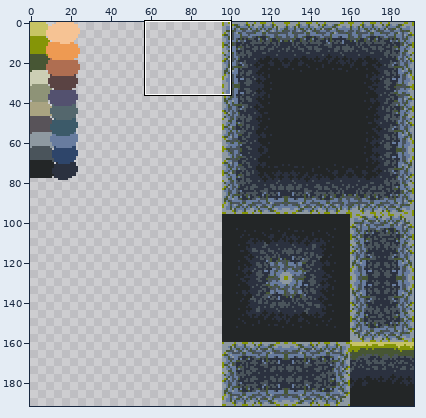
One commit to this sprite sheet: assets/textures/tile_01.png. Above, an overview of the earlier version with the close-up marked.
Close-up. Before the commit:
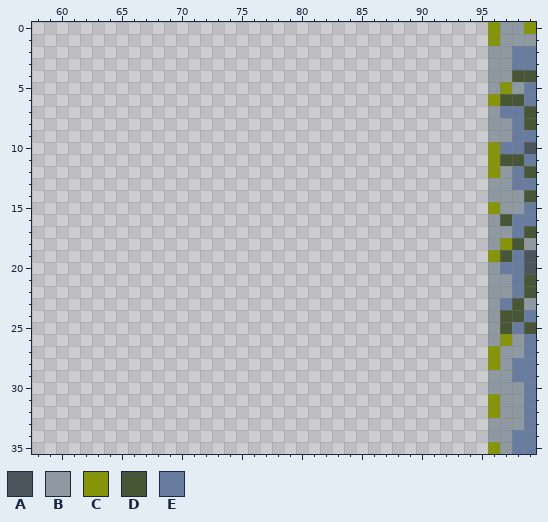
The file is 192x192 pixels. Shown: x 58..99, y 0..35.
Palette (. is transparent): A #4a545b  B #8e99a1  C #859507  D #475634  E #687c9f
Pixels before, first column x 96:
 0 CBBC
 1 CBBB
 2 BBEE
 3 BBEE
 4 BBDD
 5 BCBE
 6 CDDE
 7 BEED
 8 BBED
 9 BBEE
10 CEEA
11 CDDE
12 CBED
13 BBEE
14 BBBD
15 CBBE
16 BDEE
17 BBED
18 BCDB
19 CDEA
20 BEEA
21 BBED
22 BBED
23 BEDB
24 BDDE
25 BDED
26 BCBE
27 CBBE
28 CBEE
29 BBEE
30 BBBE
31 CBBE
32 CBBE
33 BBBE
34 BBEE
35 CBEE
After:
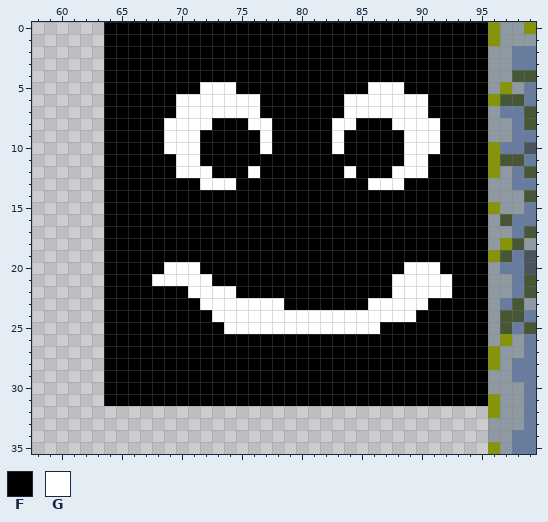
Colours new in this view: F #000000  G #ffffff
The commit says: bandaid solutions for textures... bruh
Edits made:
y 0..4: x 64..95 ................................ -> FFFFFFFFFFFFFFFFFFFFFFFFFFFFFFFF
y 5: x 64..95 ................................ -> FFFFFFFFGGGFFFFFFFFFFFGGGFFFFFFF
y 6..7: x 64..95 ................................ -> FFFFFFGGGGGGGFFFFFFFGGGGGGGFFFFF
y 8: x 64..95 ................................ -> FFFFFGGGGFFFGGFFFFFGGFFFGGGGFFFF
y 9..10: x 64..95 ................................ -> FFFFFGGGFFFFFGFFFFFGFFFFFGGGFFFF
y 11: x 64..95 ................................ -> FFFFFFGGFFFFFFFFFFFFFFFFFGGFFFFF
y 12: x 64..95 ................................ -> FFFFFFGGGFFFGFFFFFFFGFFFGGGFFFFF
y 13: x 64..95 ................................ -> FFFFFFFFGGGFFFFFFFFFFFGGGFFFFFFF
y 14..19: x 64..95 ................................ -> FFFFFFFFFFFFFFFFFFFFFFFFFFFFFFFF
y 20: x 64..95 ................................ -> FFFFFGGGFFFFFFFFFFFFFFFFFGGGFFFF
y 21: x 64..95 ................................ -> FFFFGGGGGFFFFFFFFFFFFFFFGGGGGFFF
y 22: x 64..95 ................................ -> FFFFFFFGGGGFFFFFFFFFFFFFGGGGGFFF
y 23: x 64..95 ................................ -> FFFFFFFFGGGGGGGFFFFFFFGGGGGFFFFF
y 24: x 64..95 ................................ -> FFFFFFFFFGGGGGGGGGGGGGGGGGFFFFFF
y 25: x 64..95 ................................ -> FFFFFFFFFFGGGGGGGGGGGGGFFFFFFFFF
y 26..31: x 64..95 ................................ -> FFFFFFFFFFFFFFFFFFFFFFFFFFFFFFFF
Changed places in both close-ups, as pixel boxes (x1, y1, x2, y2):
added: (104, 22, 488, 406)
